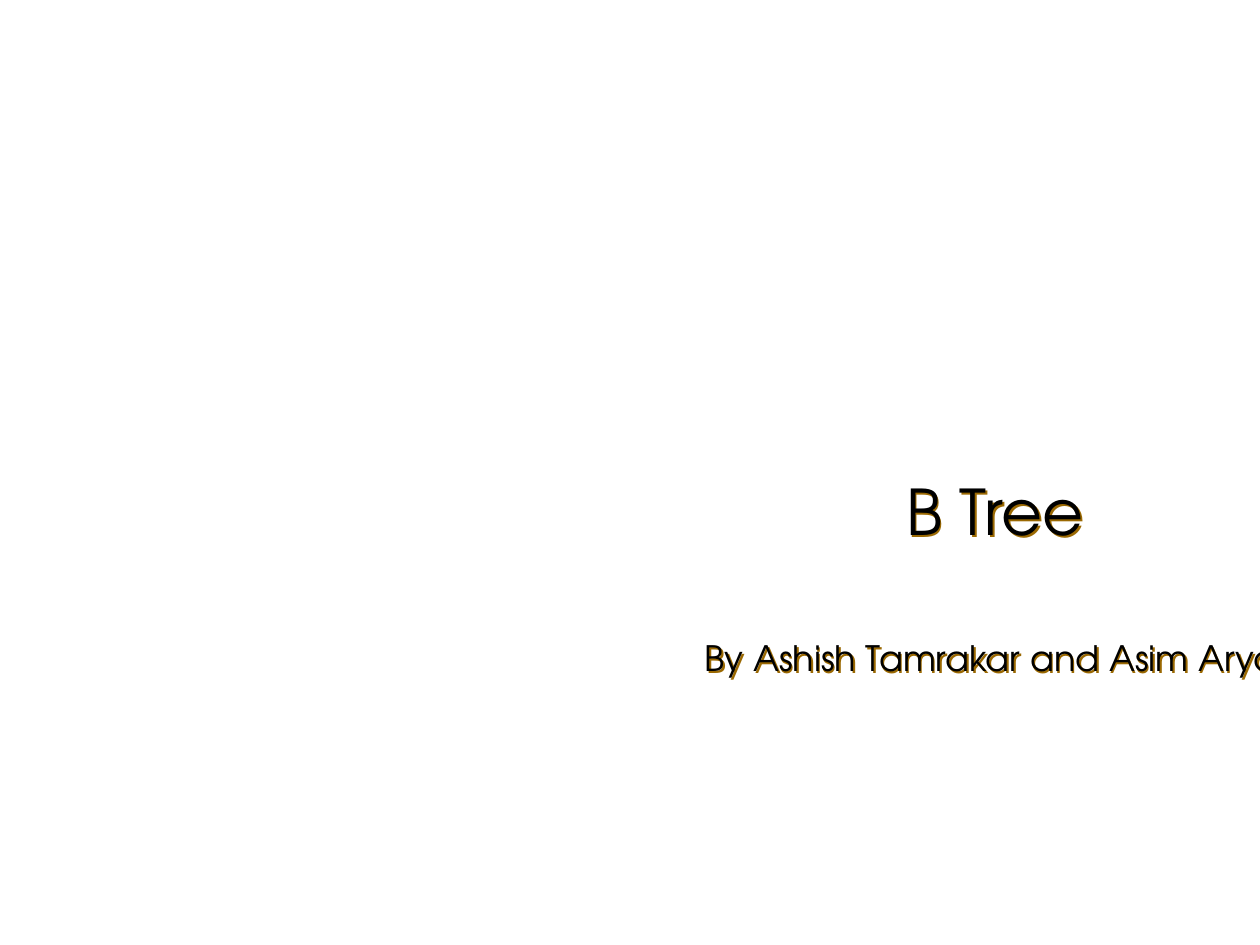
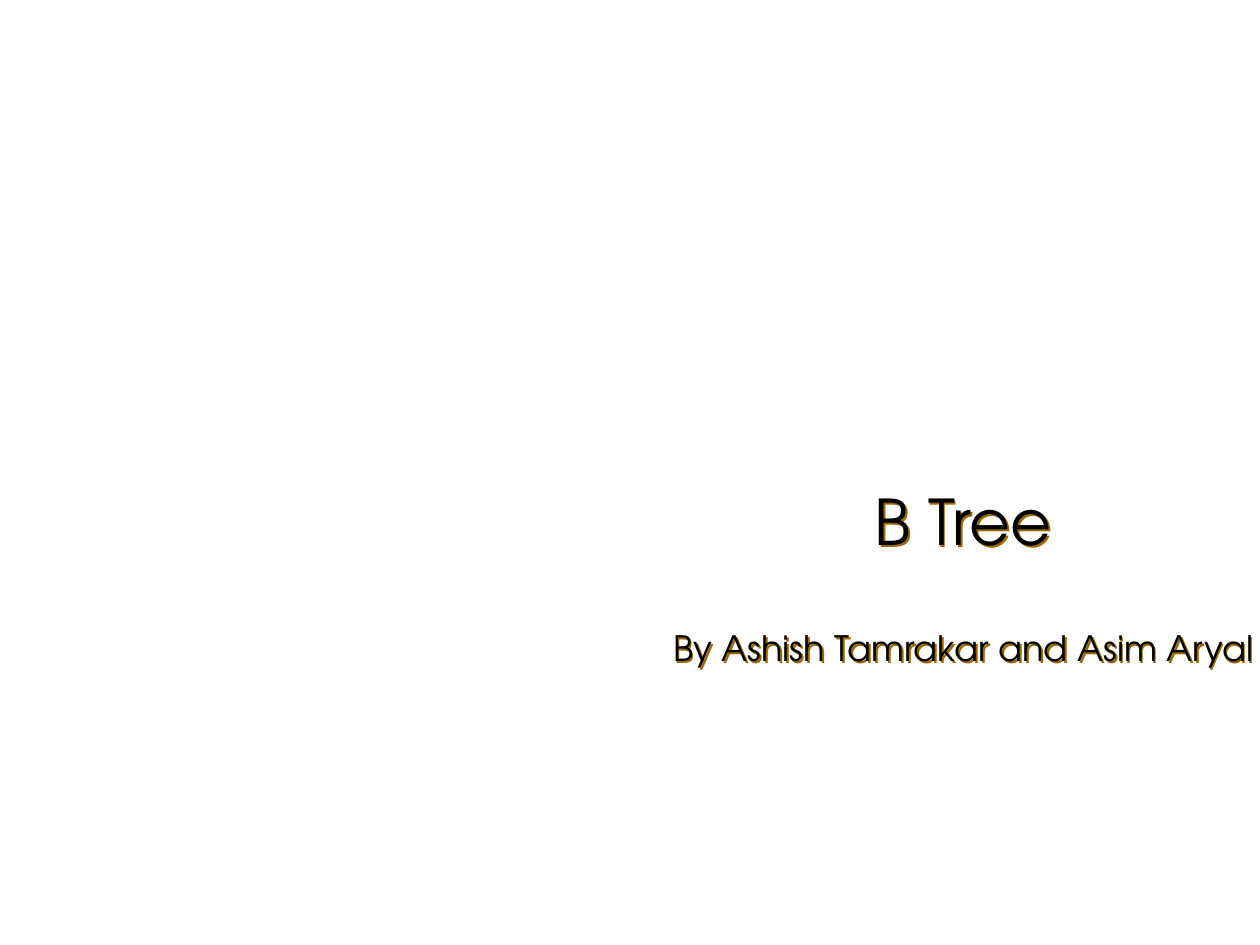
Before and after one commit to praash47/dsa, a slide deck: slide 1 of B_Tree.pptx. Drawn at 1260x945 pixels with LibreOffice and Linux fonts; fonts in the diff are those of the drawing; background and template pictures are left out. Boxes give left, top, right and bottom in pixels: in the first picture for what was removed or moved away, otherwise in the second. Text is boxed around its words. In the diff, an @@ line names an element or a change of style, - is before the commit and + after.

```diff
--- a/B_Tree.pptx
+++ b/B_Tree.pptx
@@ title "B Tree": place and size @@
-title "B Tree" at [906,488,1084,538]
+title "B Tree" at [875,498,1052,548]
@@ subtitle "By Ashish Tamrakar and Asim ..." rewrapped from [705,645,1188,680] to [673,635,1253,670] @@
```
Also in this commit, not shown: 5 other slides changed, 2 other files.
